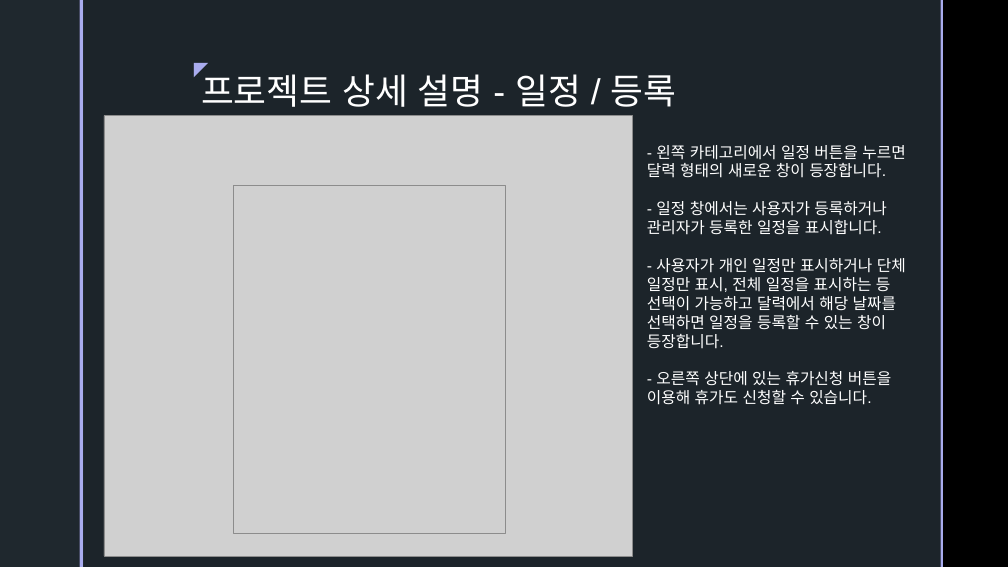
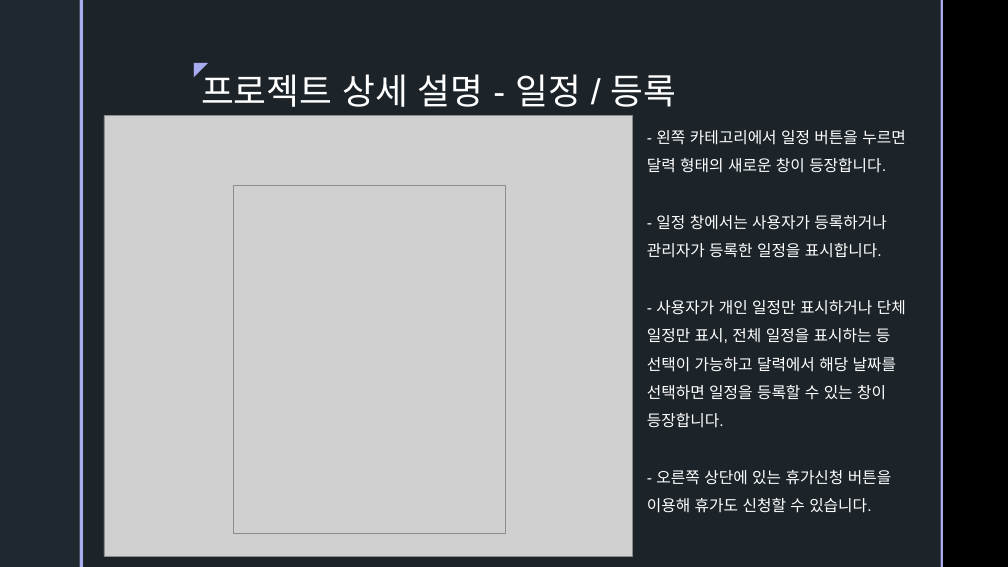
Before and after one commit to ColossusCMS/Team-Project, a slide deck: slide 17 of 보고서 폴더/제출용.pptx. Drawn at 1008x567 pixels with LibreOffice and Linux fonts; fonts in the diff are those of the drawing; grey boxes stand for pictures; background and template pictures are left out. Boxes give left, top, right and bottom in pixels: in the first picture for what was removed or moved away, otherwise in the second. Text is boxed around its words. In the diff, an @@ line names an element or a change of style, - is before the commit and + after.

```diff
--- a/보고서 폴더/제출용.pptx
+++ b/보고서 폴더/제출용.pptx
@@ text "- 왼쪽 카테고리에서 일정 버튼을 ...": place and size @@
-text "- 왼쪽 카테고리에서 일정 버튼을 ..." at bbox=[647, 145, 906, 405]
+text "- 왼쪽 카테고리에서 일정 버튼을 ..." at bbox=[647, 130, 906, 513]
@@ text "- 왼쪽 카테고리에서 일정 버튼을 ..." at bbox=[647, 130, 906, 513]: line spacing 1 to 1.5 @@
```
Also in this commit, not shown: 10 other slides changed, 2 slides removed, 1 other file.
